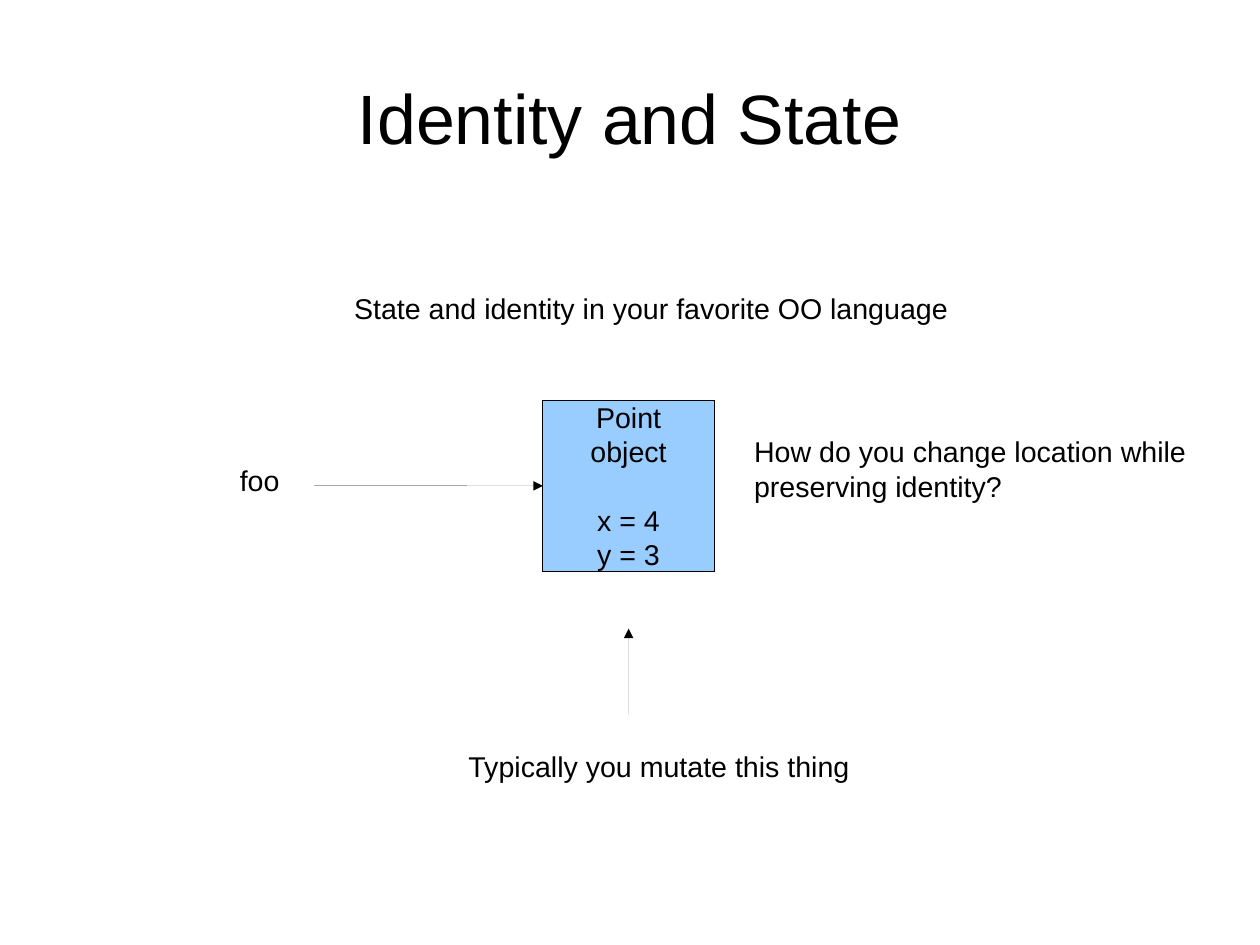
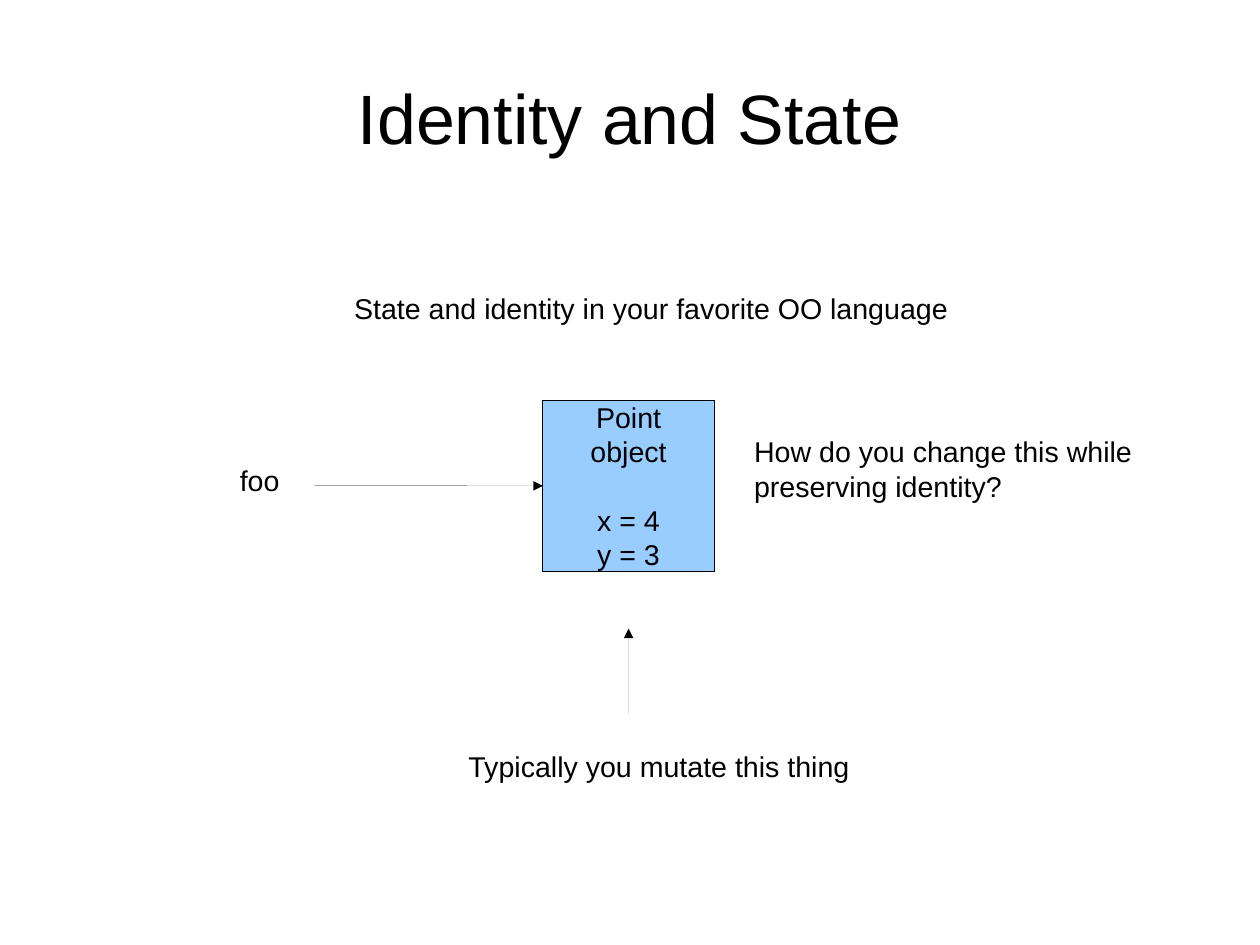
Before and after one commit to djwhitt/cposc2009, a slide deck: slide 12 of slides.odp (slide 10 before the commit). Drawn at 1260x945 pixels with LibreOffice and Linux fonts; fonts in the diff are those of the drawing. Boxes give left, top, right and bottom in pixels: in the first picture for what was removed or moved away, otherwise in the second. Text is boxed around its words. In the diff, an @@ line names an element or a change of style, - is before the commit and + after.

```diff
--- a/slides.odp
+++ b/slides.odp
@@ text at [754, 441, 1132, 468]: text changed @@
-How do you change location while
+How do you change this while
```
Also in this commit, not shown: 2 other slides changed, 2 slides added.
